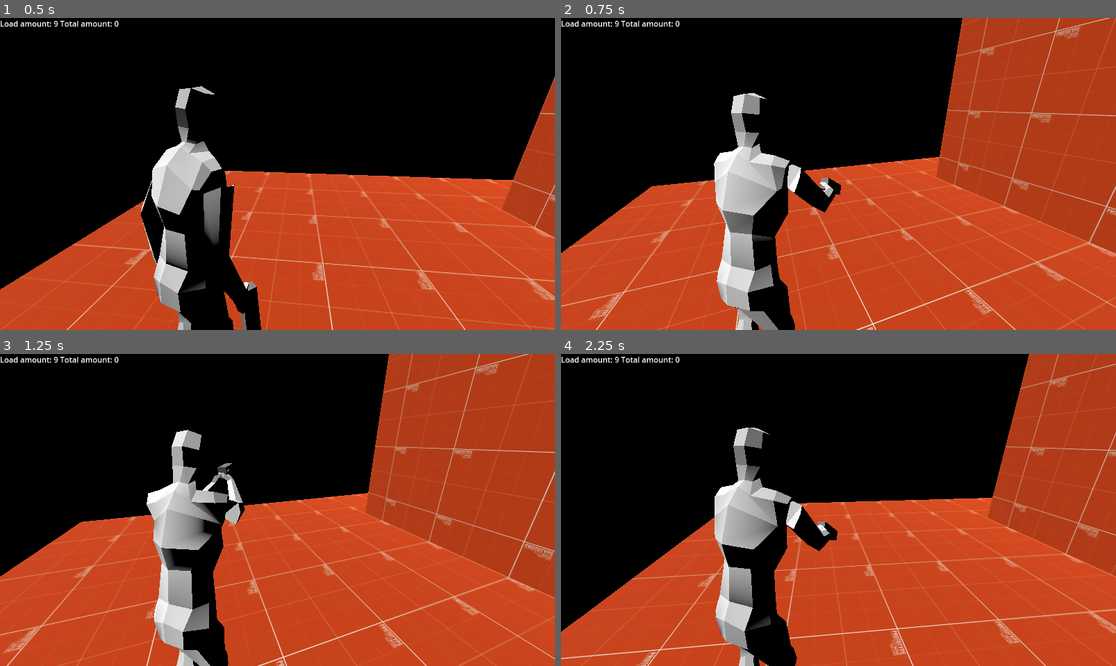
Above: before the commit, frames 1-4 (two rows, left to right).
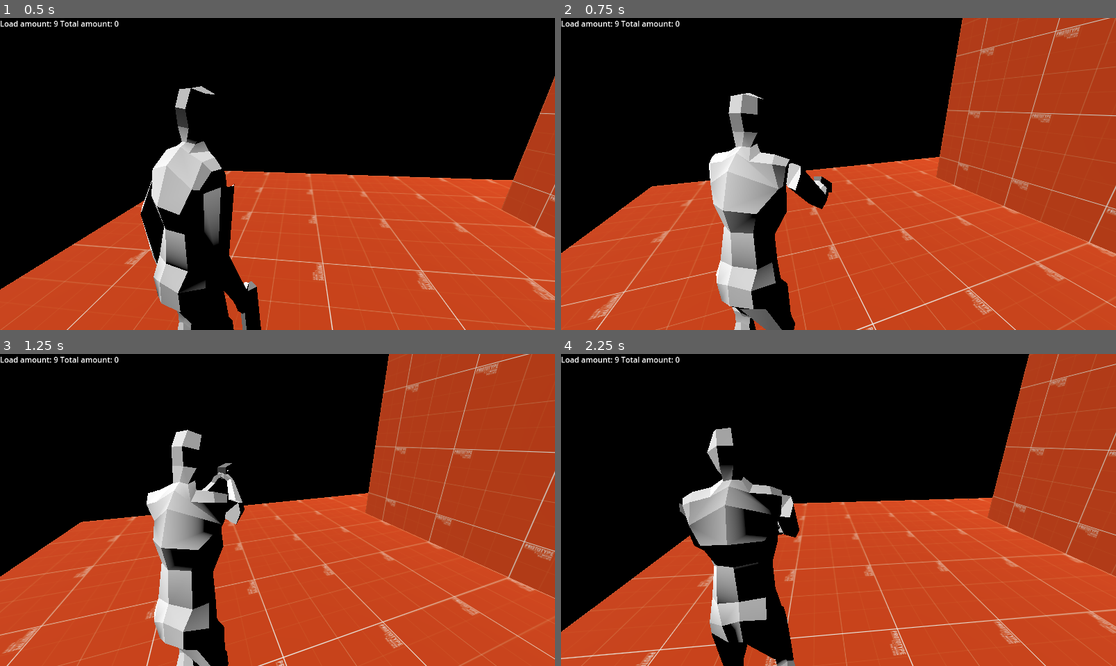
Above: after the commit, the same moments.

Repository: Vosnov/GD_APrototype
Game: Godot game, scene res://Scenes/test_scene.tscn
Same seed, same stepped clock (60 frames per second), same inputs: the game is played once before the commit and once after it. The engine's default icon, where the game draws it, is replaced by a stand-in: a white triangle on a blue panel in a dark square.
Inputs (mouse positions are in pixels of both pictures, inside the frame that each line leads up to):
- Up to frame 1 (0.5 s): no input
- Up to frame 2 (0.75 s): move the mouse to (866, 174) at 0.52 s; hold D (right) from 0.53 s (still down); hold Right mouse button (aim) from 0.53 s (still down)
- Up to frame 3 (1.25 s): keep holding D (right); keep holding Right mouse button (aim); tap S (bottom) at 0.8 s
- Up to frame 4 (2.25 s): move the mouse to (810, 510) at 1.27 s; release D (right) at 1.28 s; release Right mouse button (aim) at 1.28 s; hold A (left) 1.28-2.03 s; tap S (bottom) at 1.35 s; tap W (top) at 1.55, 2.1 s; move the mouse to (849, 503) at 2.02 s; hold D (right) from 2.03 s (still down); hold Right mouse button (aim) from 2.03 s (still down)

Frame 1 is identical in both runs. In frame 2, 2.0% of the frame differs, in the area x 26-51%, y 24-100%; in frame 3, 0.3%; in frame 4, 7.5%, in the area x 3-99%, y 23-100%.

Commit message:
remove rotate camera

Diff:
--- a/Nodes/Charecters/player.tscn
+++ b/Nodes/Charecters/player.tscn
@@ -134,38 +134,38 @@
 transform = Transform3D(-0.4, 0, -3.49691e-08, 0, 0.4, 0, 3.49691e-08, 0, -0.4, 0, 0, 0)
 
 [node name="Skeleton3D" parent="myNewPlayer/Armature" index="0"]
-bones/0/position = Vector3(0.00104239, -0.292484, -0.0391143)
+bones/0/position = Vector3(-0.00129489, -0.302756, -0.0395049)
 bones/0/rotation = Quaternion(0.0186382, -0.196081, -0.00372765, 0.980404)
-bones/1/rotation = Quaternion(0.115736, -0.149643, 0.0192038, 0.981755)
+bones/1/rotation = Quaternion(0.114996, -0.186166, 0.0238908, 0.975473)
 bones/2/rotation = Quaternion(0.110454, -0.194868, -0.0220907, 0.97434)
 bones/3/rotation = Quaternion(-0.186458, 0.365145, -0.00155414, 0.912086)
 bones/4/rotation = Quaternion(-1.28079e-10, 0.14834, 3.04512e-10, 0.988936)
-bones/5/rotation = Quaternion(0.0922268, 0.1016, -0.776348, 0.615187)
-bones/6/position = Vector3(0.0456215, 0.456622, 0.0723801)
-bones/6/rotation = Quaternion(0.10599, 0.0765054, -0.512953, 0.848406)
-bones/7/rotation = Quaternion(0.436663, 0.0834542, 0.143087, 0.884244)
-bones/11/rotation = Quaternion(0.140181, -0.0471158, 0.80063, 0.580621)
-bones/12/position = Vector3(-0.0373405, 0.456018, 0.0234216)
-bones/12/rotation = Quaternion(0.0684263, -0.168825, 0.419307, 0.88938)
-bones/13/rotation = Quaternion(0.304826, 0.0437806, -0.00986138, 0.95135)
-bones/17/position = Vector3(0.239942, 0.132411, 0.030654)
-bones/17/rotation = Quaternion(-0.308495, 0.14416, 0.92453, -0.171153)
+bones/5/rotation = Quaternion(0.0869712, 0.0913086, -0.760305, 0.637209)
+bones/6/position = Vector3(0.0208631, 0.456795, 0.0754292)
+bones/6/rotation = Quaternion(0.0771185, 0.0781862, -0.517935, 0.848341)
+bones/7/rotation = Quaternion(0.416607, 0.0301447, 0.0493967, 0.907243)
+bones/11/rotation = Quaternion(0.136839, -0.0670855, 0.79063, 0.593026)
+bones/12/position = Vector3(-0.0603582, 0.457831, 0.0139773)
+bones/12/rotation = Quaternion(0.103469, -0.169982, 0.434372, 0.878477)
+bones/13/rotation = Quaternion(0.3545, -0.0161209, -0.0720913, 0.932133)
+bones/17/position = Vector3(0.254289, 0.12768, 0.0757799)
+bones/17/rotation = Quaternion(-0.262546, -0.0988347, 0.958617, 0.0485327)
 bones/17/scale = Vector3(1.00004, 0.999995, 1.00006)
-bones/18/rotation = Quaternion(-0.133508, -0.0141134, -0.264432, 0.955014)
+bones/18/rotation = Quaternion(-0.0431823, -0.0144248, -0.0742121, 0.996203)
 bones/18/scale = Vector3(0.999997, 0.999998, 1)
-bones/19/position = Vector3(-0.257896, 0.127659, 0.0582263)
-bones/19/rotation = Quaternion(0.558207, 0.0246874, 0.828551, 0.0360294)
+bones/19/position = Vector3(-0.272425, 0.129555, -0.0559209)
+bones/19/rotation = Quaternion(0.466824, 0.219574, 0.854091, 0.0662632)
 bones/19/scale = Vector3(1.00003, 0.999997, 1.00006)
-bones/20/rotation = Quaternion(-0.127698, -0.0119109, 0.221097, 0.966782)
-bones/21/position = Vector3(0.299024, -0.00505614, 0.856654)
-bones/22/position = Vector3(-0.801253, -0.0481077, -0.409688)
-bones/23/position = Vector3(-0.255403, -2.03465, -0.508879)
-bones/24/position = Vector3(-0.374135, -1.151, 1.07052)
-bones/25/position = Vector3(0.295882, -2.04761, 0.292324)
-bones/26/position = Vector3(-0.0531853, -1.14099, 1.07797)
+bones/20/rotation = Quaternion(-0.0566517, -0.0119275, 0.113529, 0.991847)
+bones/21/position = Vector3(0.296511, 8.81553e-05, 0.856654)
+bones/22/position = Vector3(-0.793217, -0.0481077, -0.399957)
+bones/23/position = Vector3(-0.281165, -2.04592, 0.399745)
+bones/24/position = Vector3(-0.500587, -1.10105, 1.0651)
+bones/25/position = Vector3(0.269806, -2.0463, -0.525174)
+bones/26/position = Vector3(-0.0500973, -1.13822, 1.06463)
 
 [node name="BoneAttachment3D" type="BoneAttachment3D" parent="myNewPlayer/Armature/Skeleton3D" index="2"]
-transform = Transform3D(-0.990681, -0.113571, -0.0751894, 0.111158, -0.993166, 0.0355538, -0.0787135, 0.0268648, 0.996535, -0.801254, -0.0481095, -0.40969)
+transform = Transform3D(-0.982601, -0.184601, 0.0204108, 0.185626, -0.972514, 0.140564, -0.00609855, 0.141907, 0.989861, -0.793219, -0.0481169, -0.39996)
 bone_name = "Bone.011.R"
 bone_idx = 14
 
--- a/Nodes/Helpers/rotate_camera.tscn
+++ /dev/null
@@ -1,107 +0,0 @@
-[gd_scene load_steps=2 format=3 uid="uid://bolyparjmu12n"]
-
-[sub_resource type="GDScript" id="GDScript_j5gcu"]
-script/source = "extends Camera3D
-
-@export var AREA: Area3D
-@export var X_DEAD_ZONE = 50
-@export var Y_DEAD_ZONE = 80
-@export var LERP_MUL = 0.75
-@export var DEBUG = false
-
-@onready var panel = $CanvasLayer/Control/Panel
-@onready var canvas_layer = $CanvasLayer
-
-var target: Node3D
-var lerp_pos = Vector3()
-
-func _ready():
-	process_mode = Node.PROCESS_MODE_DISABLED
-	panel.size = Vector2(X_DEAD_ZONE, Y_DEAD_ZONE) * 2
-	panel.position = -Vector2(X_DEAD_ZONE, Y_DEAD_ZONE)
-
-	if DEBUG:
-		canvas_layer.visible = true
-	else:
-		canvas_layer.visible = false
-
-	AREA.connect('body_entered', _on_body_enter)
-	AREA.connect('body_exited', _on_body_exit)
-
-var center_pos = Vector3()
-
-func _physics_process(delta):
-	var max_zone = Vector2(X_DEAD_ZONE, Y_DEAD_ZONE)
-	var min_zone = -max_zone
-
-	if target == null:
-		return
-
-	var center = get_viewport().size / 2.
-	var camera_target_pos = unproject_position(target.global_position)
-
-	var space = get_world_3d().direct_space_state
-	var inner_pos = camera_target_pos.clamp(min_zone + center, max_zone + center)
-	var a = camera_target_pos - inner_pos + center
-	var ray_origin = project_ray_origin(a)
-	var ray_end = ray_origin + project_ray_normal(a) * 100
-	var ray_param =  PhysicsRayQueryParameters3D.new()
-	ray_param.from = ray_origin
-	ray_param.to = ray_end
-	var hit = space.intersect_ray(ray_param)
-	if hit:
-		var hit_pos = hit.get('position')
-		center_pos = hit_pos
-
-	lerp_pos = lerp_pos.lerp(center_pos, delta * LERP_MUL)
-	look_at(lerp_pos)
-
-func _on_body_enter(body: Node3D):
-	process_mode = Node.PROCESS_MODE_INHERIT
-
-	center_pos = -global_transform.basis.z *  10
-	lerp_pos = center_pos
-	target = body
-	current = true
-	CameraController.emit_signal('set_scene_camera', self)
-
-func _on_body_exit(_body: Node3D):
-	process_mode = Node.PROCESS_MODE_DISABLED
-	target = null
-	current = false
-	CameraController.emit_signal('remove_scene_camera', self)
-"
-
-[node name="RotateCamera" type="Camera3D" groups=["scene_camera"]]
-transform = Transform3D(-0.740804, -0.394828, 0.543433, 0, 0.809017, 0.587785, -0.67172, 0.435434, -0.599323, 2.05596, 3.94401, -1.69325)
-script = SubResource("GDScript_j5gcu")
-X_DEAD_ZONE = 150
-Y_DEAD_ZONE = 150
-
-[node name="CanvasLayer" type="CanvasLayer" parent="."]
-
-[node name="Control" type="Control" parent="CanvasLayer"]
-layout_mode = 3
-anchors_preset = 8
-anchor_left = 0.5
-anchor_top = 0.5
-anchor_right = 0.5
-anchor_bottom = 0.5
-grow_horizontal = 2
-grow_vertical = 2
-
-[node name="Panel" type="Panel" parent="CanvasLayer/Control"]
-layout_mode = 1
-anchors_preset = 8
-anchor_left = 0.5
-anchor_top = 0.5
-anchor_right = 0.5
-anchor_bottom = 0.5
-offset_left = -150.0
-offset_top = -150.0
-offset_right = 150.0
-offset_bottom = 150.0
-grow_horizontal = 2
-grow_vertical = 2
-size_flags_horizontal = 4
-size_flags_vertical = 4
--- a/Nodes/Interractive/door.tscn
+++ b/Nodes/Interractive/door.tscn
@@ -77,7 +77,7 @@
 AREA = NodePath("../Area3D")
 
 [node name="AcceptSprite" type="Sprite3D" parent="."]
-transform = Transform3D(0.15, 0, 0, 0, 0.15, 0, 0, 0, 0.15, 0, 0.540304, -0.685785)
+transform = Transform3D(0.15, 0, 0, 0, 0.15, 0, 0, 0, 0.15, 0, 0.540304, -0.611166)
 modulate = Color(0.513726, 1, 0.482353, 1)
 billboard = 1
 double_sided = false
@@ -85,7 +85,7 @@
 texture = ExtResource("3_xujjp")
 
 [node name="NeedAcceptSprite" type="Sprite3D" parent="."]
-transform = Transform3D(0.15, 0, 0, 0, 0.15, 0, 0, 0, 0.15, 0, 0.540304, -0.685785)
+transform = Transform3D(0.15, 0, 0, 0, 0.15, 0, 0, 0, 0.15, 0, 0.540304, -0.611166)
 visible = false
 modulate = Color(1, 1, 0, 1)
 billboard = 1
@@ -94,7 +94,7 @@
 texture = ExtResource("3_xujjp")
 
 [node name="CloseSprite" type="Sprite3D" parent="."]
-transform = Transform3D(0.15, 0, 0, 0, 0.15, 0, 0, 0, 0.15, 0, 0.540304, -0.685785)
+transform = Transform3D(0.15, 0, 0, 0, 0.15, 0, 0, 0, 0.15, 0, 0.540304, -0.611166)
 visible = false
 modulate = Color(1, 0, 0, 1)
 billboard = 1
--- a/Nodes/MainCamera.tscn
+++ b/Nodes/MainCamera.tscn
@@ -1,14 +1,6 @@
-[gd_scene load_steps=3 format=3 uid="uid://728vxpr147if"]
+[gd_scene load_steps=2 format=3 uid="uid://728vxpr147if"]
 
 [ext_resource type="Script" path="res://Scripts/Player/main_camera.gd" id="1_t1e7i"]
-
-[sub_resource type="GDScript" id="GDScript_ltrbp"]
-script/source = "extends Camera3D
-
-func _init():
-	CameraController.main_camera = self
-	CameraController.active_camera = self
-"
 
 [node name="MainCamera" type="Node3D"]
 script = ExtResource("1_t1e7i")
@@ -21,4 +13,3 @@
 
 [node name="Camera3D" type="Camera3D" parent="SpringArm3D"]
 transform = Transform3D(0.866025, 0.162784, -0.472759, 0, 0.945518, 0.325568, 0.5, -0.28195, 0.818843, 0, 0, 0)
-script = SubResource("GDScript_ltrbp")
--- a/Scenes/room_1.tscn
+++ b/Scenes/room_1.tscn
@@ -7,16 +7,12 @@
 [ext_resource type="PackedScene" uid="uid://dl5l6q0c4saxy" path="res://Nodes/Items/ammo.tscn" id="7_ecjkj"]
 [ext_resource type="Resource" uid="uid://cj8h8vjt3jm5j" path="res://Data/ammo_data.tres" id="8_51ihh"]
 [ext_resource type="PackedScene" uid="uid://dsbmcxe7n4yyv" path="res://Nodes/Interractive/door.tscn" id="8_mlrs1"]
-[ext_resource type="PackedScene" uid="uid://bolyparjmu12n" path="res://Nodes/Helpers/rotate_camera.tscn" id="9_7ivnq"]
 [ext_resource type="Script" path="res://Scripts/Data/slot_data.gd" id="9_juyxu"]
 
 [sub_resource type="Resource" id="Resource_wcvsw"]
 script = ExtResource("9_juyxu")
 ITEM_DATA = ExtResource("8_51ihh")
 AMOUNT = 4
-
-[sub_resource type="SphereShape3D" id="SphereShape3D_stvyb"]
-radius = 6.49397
 
 [node name="Room1" type="Node3D"]
 
@@ -61,14 +57,3 @@
 [node name="Door" parent="." instance=ExtResource("8_mlrs1")]
 transform = Transform3D(1, 0, 0, 0, 1, 0, 0, 0, 1, 0, 1.5, 3.95)
 NEXT_SCENE = "res://Scenes/test_scene.tscn"
-
-[node name="Camera3D" parent="." node_paths=PackedStringArray("AREA") instance=ExtResource("9_7ivnq")]
-transform = Transform3D(-0.740805, -0.394828, 0.543433, 0, 0.809017, 0.587785, -0.671721, 0.435434, -0.599323, 2.21683, 3.94401, -1.83638)
-AREA = NodePath("../Area3D")
-
-[node name="Area3D" type="Area3D" parent="."]
-collision_layer = 2
-collision_mask = 2
-
-[node name="CollisionShape3D" type="CollisionShape3D" parent="Area3D"]
-shape = SubResource("SphereShape3D_stvyb")
--- a/Scenes/room_2.tscn
+++ b/Scenes/room_2.tscn
@@ -7,16 +7,12 @@
 [ext_resource type="PackedScene" uid="uid://dl5l6q0c4saxy" path="res://Nodes/Items/ammo.tscn" id="5_qk7ct"]
 [ext_resource type="PackedScene" uid="uid://dsbmcxe7n4yyv" path="res://Nodes/Interractive/door.tscn" id="8_2lmr8"]
 [ext_resource type="Resource" uid="uid://cj8h8vjt3jm5j" path="res://Data/ammo_data.tres" id="8_i6pt3"]
-[ext_resource type="PackedScene" uid="uid://bolyparjmu12n" path="res://Nodes/Helpers/rotate_camera.tscn" id="9_hooss"]
 [ext_resource type="Script" path="res://Scripts/Data/slot_data.gd" id="9_q1ijs"]
 
 [sub_resource type="Resource" id="Resource_2xiao"]
 script = ExtResource("9_q1ijs")
 ITEM_DATA = ExtResource("8_i6pt3")
 AMOUNT = 2
-
-[sub_resource type="BoxShape3D" id="BoxShape3D_tncge"]
-size = Vector3(3, 2, 10.762)
 
 [node name="Room2" type="Node3D"]
 
@@ -105,15 +101,3 @@
 [node name="Door" parent="." instance=ExtResource("8_2lmr8")]
 transform = Transform3D(1, 0, 0, 0, 1, 0, 0, 0, 1, 0, 1.5, 3.95)
 NEXT_SCENE = "res://Scenes/test_scene.tscn"
-
-[node name="RotateCamera" parent="." node_paths=PackedStringArray("AREA") instance=ExtResource("9_hooss")]
-transform = Transform3D(0.984807, -0.0996005, 0.142244, 0, 0.819152, 0.573576, -0.173648, -0.564862, 0.806707, -1.941, 3.409, 2.219)
-AREA = NodePath("../Area3D")
-
-[node name="Area3D" type="Area3D" parent="."]
-transform = Transform3D(1, 0, 0, 0, 1, 0, 0, 0, 1, -3, 1.835, -2.27123)
-collision_layer = 2
-collision_mask = 2
-
-[node name="CollisionShape3D" type="CollisionShape3D" parent="Area3D"]
-shape = SubResource("BoxShape3D_tncge")
--- a/Scripts/Global/camera_controller.gd
+++ /dev/null
@@ -1,28 +0,0 @@
-extends Node
-
-var active_camera: Camera3D
-var main_camera: Camera3D
-
-signal set_scene_camera(camera: Camera3D)
-signal remove_scene_camera(camera: Camera3D)
-signal set_active_camera(camera: Camera3D)
-
-func _ready():
-	connect('set_scene_camera', _on_set_camera)
-	connect('remove_scene_camera', _on_remove_camera)
-
-func _on_set_camera(_camera: Camera3D):
-	active_camera = _camera
-	emit_signal('set_active_camera', active_camera)
-
-func _on_remove_camera(_camera: Camera3D):
-	if active_camera == _camera:
-		active_camera = main_camera
-		emit_signal('set_active_camera', active_camera)
-
-func get_active_camera_basis() -> Basis:
-	var active_camera = CameraController.active_camera
-	var quat = Quaternion(active_camera.global_transform.basis)
-	quat.x = 0
-	quat.z = 0
-	return Basis(quat)
--- a/Scripts/Player/animations.gd
+++ b/Scripts/Player/animations.gd
@@ -36,12 +36,7 @@
 
 	ANIMATION_TREE.set("parameters/walk_iwr/blend_position", input_dir.length())
 
-	if CameraController.active_camera.is_in_group('scene_camera'):
-		var basis = CameraController.get_active_camera_basis()
-		var direction = Vector3(input_dir.x, 0, input_dir.y) * PLAYER.global_transform.basis * basis
-		ANIMATION_TREE.set("parameters/aim_iwr/blend_position", Vector2(direction.z, direction.x))
-	else:
-		ANIMATION_TREE.set("parameters/aim_iwr/blend_position", input_dir)
+	ANIMATION_TREE.set("parameters/aim_iwr/blend_position", input_dir)
 
 func _input(_event):
 	if Input.is_action_just_released("aim"):
--- a/Scripts/Player/main_camera.gd
+++ b/Scripts/Player/main_camera.gd
@@ -4,9 +4,6 @@
 @export var TARGET: Node3D
 
 @onready var camera_3d = $SpringArm3D/Camera3D
-
-func _ready():
-	CameraController.connect('remove_scene_camera', _on_remove_scene_camera)
 
 func _physics_process(_delta):
 	if !TARGET:
@@ -17,7 +14,3 @@
 func _input(event):
 	if event is InputEventMouseMotion:
 		quaternion *= Quaternion(Vector3.UP, -deg_to_rad(event.relative.x) * ROTATE_SPEED)
-
-func _on_remove_scene_camera(_camera: Camera3D):
-	if CameraController.active_camera == camera_3d:
-		global_rotation.y = _camera.global_rotation.y
--- a/Scripts/Player/player_movements.gd
+++ b/Scripts/Player/player_movements.gd
@@ -5,9 +5,11 @@
 @export var SPEED = 1.0
 @export var SMOOTH_SPEED = 6.0
 @export var ROTATE_SPEED = 10
-@export var AIM_ROTATE_SPEED = 0.1
+@export var AIM_ROTATE_SPEED = 6
 @export var AIM_SPEED = 0.5
 @export var SPRINT_SPEED = 2.0
+
+@onready var camera: Camera3D = get_tree().root.get_camera_3d()
 
 var gravity = ProjectSettings.get_setting("physics/3d/default_gravity")
 var aiming = false
@@ -32,7 +34,7 @@
 
 	var input_dir = Input.get_vector("left", "right", "top", "bottom")
 
-	var basis = CameraController.get_active_camera_basis()
+	var basis = camera.global_transform.basis
 	var direction = (basis * Vector3(input_dir.x, 0, input_dir.y)).normalized()
 	if direction:
 		PLAYER.velocity = PLAYER.velocity.lerp(
@@ -43,27 +45,14 @@
 		PLAYER.velocity.x = move_toward(PLAYER.velocity.x, 0, SPEED)
 		PLAYER.velocity.z = move_toward(PLAYER.velocity.z, 0, SPEED)
 
-	var active_camera = CameraController.active_camera
-	if not active_camera.is_in_group('scene_camera') and aiming:
-		PLAYER.rotation.y = active_camera.global_rotation.y
-		#PLAYER.global_transform.basis.y = active_camera.global_transform.basis.y
+	if aiming:
+		var y = lerp_angle(PLAYER.global_rotation.y, camera.global_rotation.y, delta * AIM_ROTATE_SPEED)
+		PLAYER.rotation.y = y
 
 	if direction and not aiming:
 		var rotate_quat = Quaternion(Vector3.UP, atan2(-direction.x, -direction.z))
 		PLAYER.quaternion = PLAYER.quaternion.slerp(rotate_quat, delta * ROTATE_SPEED)
 	PLAYER.move_and_slide()
 
-func _ready():
-	pass
-	#Events.connect('player_take_damage', _on_take_damage)
-
 func _physics_process(delta):
 	movement(delta)
-
-func _input(event):
-	var active_camera = CameraController.active_camera
-	#aim rotate when scene camera active
-	if not active_camera.is_in_group('scene_camera'): return
-	if not aiming: return
-	if event is InputEventMouseMotion:
-		PLAYER.quaternion *= Quaternion(Vector3.UP, -deg_to_rad(event.relative.x) * AIM_ROTATE_SPEED)
--- a/project.godot
+++ b/project.godot
@@ -22,7 +22,6 @@
 Ui="*res://Nodes/Global/ui.tscn"
 Inventory="*res://Nodes/Global/inventory.tscn"
 GlobalVariables="*res://Scripts/Global/global_variables.gd"
-CameraController="*res://Scripts/Global/camera_controller.gd"
 
 [input]
 
Not shown: 1 places in Scenes/room_1.tscn that only renumber resources
Not shown: 1 places in Scenes/room_2.tscn that only renumber resources
